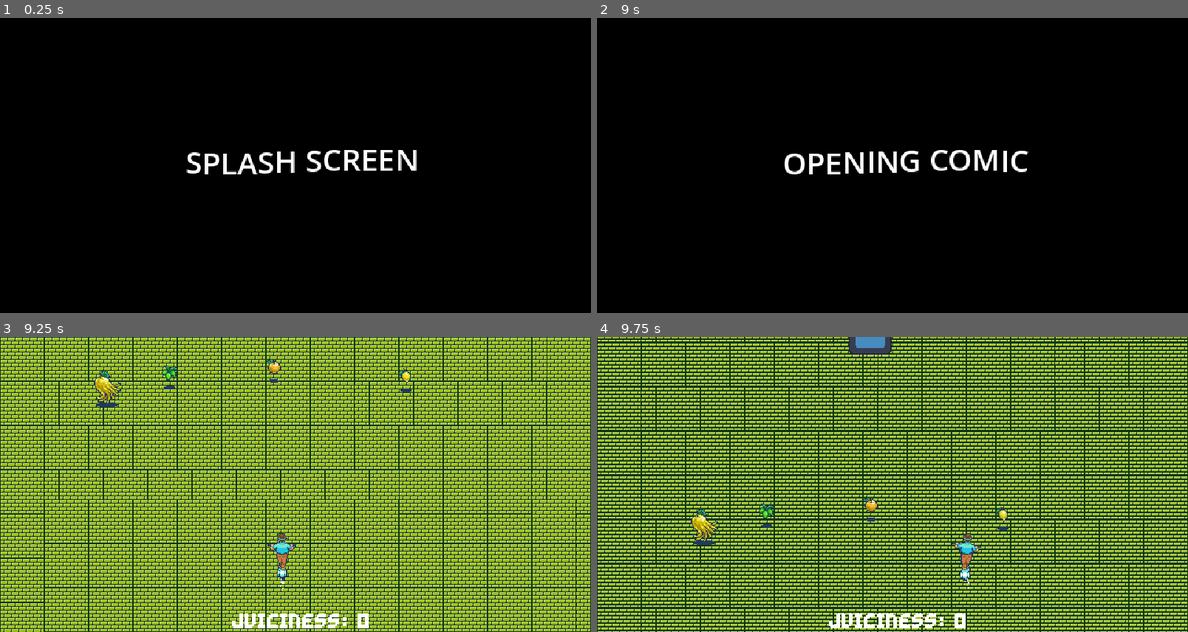
Above: before the commit, frames 1-4 (two rows, left to right).
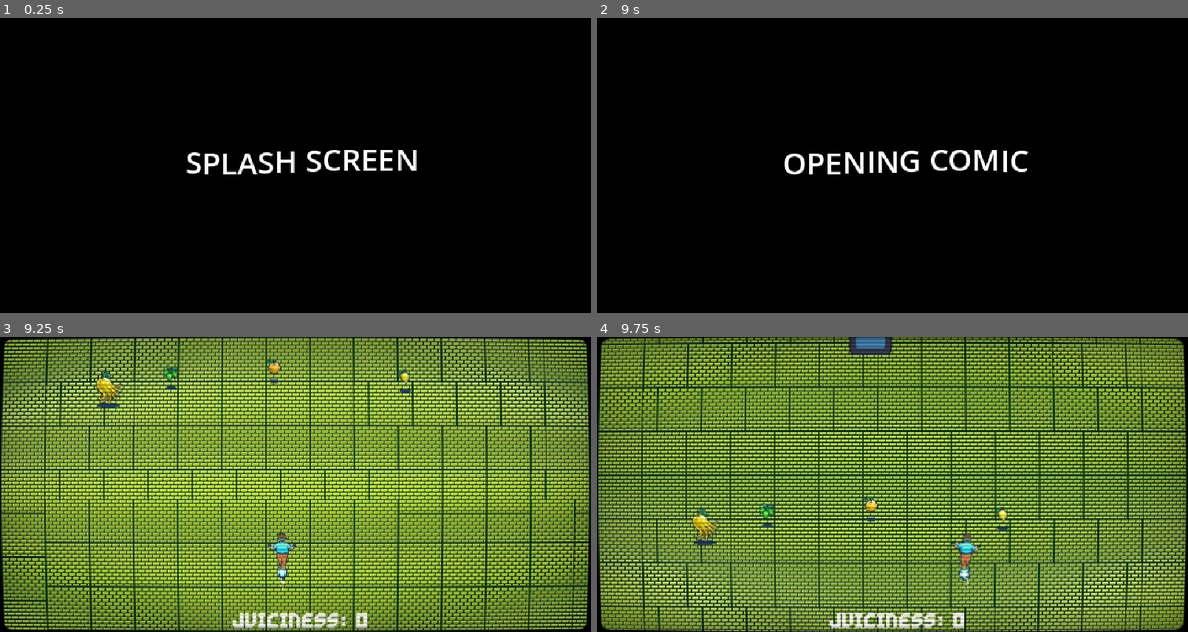
Above: after the commit, the same moments.

Repository: casualxcrisis/citrus-inc
Game: Godot game, scene res://scenes/ui/splash_screen.tscn
Same seed, same stepped clock (60 frames per second), same inputs: the game is played once before the commit and once after it. The engine's default icon, where the game draws it, is replaced by a stand-in: a white triangle on a blue panel in a dark square.
Inputs (mouse positions are in pixels of both pictures, inside the frame that each line leads up to):
- Up to frame 1 (0.25 s): no input
- Up to frame 2 (9 s): move the mouse to (1022, 150) at 0.52 s; move the mouse to (774, 180) at 1.27 s; move the mouse to (951, 100) at 2.02 s; move the mouse to (862, 224) at 2.77 s; move the mouse to (1069, 209) at 3.52 s; move the mouse to (715, 121) at 4.27 s; move the mouse to (922, 165) at 5.02 s; move the mouse to (803, 91) at 5.77 s; move the mouse to (1022, 150) at 6.52 s; move the mouse to (774, 180) at 7.27 s; move the mouse to (951, 100) at 8.02 s; move the mouse to (862, 224) at 8.77 s
- Up to frame 3 (9.25 s): no input
- Up to frame 4 (9.75 s): move the mouse to (1069, 528) at 9.52 s

Frames 1-2 are identical in both runs. In frame 3, 74% of the frame differs, in the area x 0-100%, y 0-100%; in frame 4, 72%.

Commit message:
Added a crt shader

Diff:
--- a/assets/scripts/player/mouse_player.gd
+++ b/assets/scripts/player/mouse_player.gd
@@ -57,13 +57,22 @@
 
 func _on_pick_up_area_body_entered(body: Node2D) -> void:
 	if body.is_in_group("lime"):
-		Global.fruit_score += Global.lime
+		if Global.buddha_bool:
+			Global.fruit_score += (Global.lime * 2)
+		else:
+			Global.fruit_score += Global.lime
 		body.queue_free()
 	elif body.is_in_group("lemon"):
-		Global.fruit_score += Global.lemon
+		if Global.buddha_bool:
+			Global.fruit_score += (Global.lemon * 2)
+		else:
+			Global.fruit_score += Global.lemon
 		body.queue_free()
 	elif body.is_in_group("orange"):
-		Global.fruit_score += Global.orange
+		if Global.buddha_bool:
+			Global.fruit_score += (Global.orange * 2)
+		else:
+			Global.fruit_score += Global.orange
 		body.queue_free()
 	elif body.is_in_group("buddha"):
 		Global.fruit_score += Global.buddha
--- a/assets/scripts/system/terrain_controller.gd
+++ b/assets/scripts/system/terrain_controller.gd
@@ -22,7 +22,7 @@
 	_progress_terrain(delta)
 	#print(%SpeedUpTimer.time_left)
 	#print(terrain_velocity)
-	print(Global.fruit_score)
+	print(Global.buddha_bool)
 
 func _init_blocks(number_of_blocks: int) -> void:
 	for i in range(number_of_blocks):
--- /dev/null
+++ b/assets/shaders/crt.gdshader
@@ -0,0 +1,73 @@
+shader_type canvas_item;
+
+// CRT Lite (free) by Dimension Almios, MIT licence.
+// A light CRT look for the whole screen: curved glass with rounded corners,
+// scanlines, vignette and an optional RGB mask. Put it on a ColorRect that covers
+// the screen, inside a CanvasLayer drawn above your game (layer 100, for
+// example): it reads what is already on screen. Anything on a higher layer (your
+// interface, if you like) stays clean.
+
+uniform sampler2D screen_tex : hint_screen_texture, filter_linear_mipmap;
+
+uniform float curvature : hint_range(0.0, 0.3) = 0.1;       // 0 = flat screen
+uniform float corner_radius : hint_range(0.0, 0.3) = 0.06;  // as a fraction of the screen height
+uniform vec4 border_color : source_color = vec4(0.0, 0.0, 0.0, 1.0);
+group_uniforms Scanlines;
+uniform float scanlines : hint_range(0.0, 1.0) = 0.35;      // how dark the gaps between lines are
+uniform float scanline_size : hint_range(2.0, 8.0) = 3.0;   // height of one line, in screen pixels
+group_uniforms Look;
+uniform float vignette : hint_range(0.0, 1.0) = 0.35;
+uniform float brightness : hint_range(0.5, 2.0) = 1.1;      // makes up for the darker gaps
+uniform bool rgb_mask = false;                               // red, green and blue stripes like a real tube
+uniform float mask_strength : hint_range(0.0, 1.0) = 0.3;
+
+float hash(vec2 p) {
+	p = fract(p * vec2(0.1031, 0.1030));
+	p += dot(p, p.yx + 33.33);
+	return fract((p.x + p.y) * p.x);
+}
+
+void fragment() {
+	vec4 node_tint = COLOR;
+	vec2 screen_px = 1.0 / SCREEN_PIXEL_SIZE;
+	float aspect = screen_px.x / screen_px.y;
+
+	// barrel curvature: each axis bends by the square of the other, so the edges
+	// bow inward and the corners fall off the glass
+	vec2 cc = SCREEN_UV * 2.0 - 1.0;
+	vec2 bent = cc + cc * cc.yx * cc.yx * curvature;
+	bent *= 1.0 + curvature * 0.25;   // a little overscan: a thin frame shows all round
+	vec2 uv = bent * 0.5 + 0.5;
+
+	// the glass: a rounded rectangle, anti-aliased by its own screen-space slope
+	vec2 half_size = vec2(aspect, 1.0);
+	vec2 p = bent * half_size;
+	float rad = corner_radius;
+	vec2 q = abs(p) - (half_size - rad);
+	float d = length(max(q, 0.0)) + min(max(q.x, q.y), 0.0) - rad;
+	float inside = clamp(0.5 - d / max(fwidth(d), 1e-5), 0.0, 1.0);
+
+	vec3 col = textureLod(screen_tex, clamp(uv, 0.0, 1.0), 0.0).rgb;
+
+	// scanlines are laid on the screen's own pixel rows: every line has the same
+	// height and a soft cosine profile, so they never beat into moire bands
+	float line = FRAGCOORD.y / scanline_size;
+	float s = 0.5 + 0.5 * cos(line * 6.2832);
+	// bright pixels bloom across the gap, like a real beam
+	float lum = dot(col, vec3(0.3, 0.59, 0.11));
+	col *= mix(1.0, mix(1.0 - scanlines, 1.0, s), 1.0 - lum * 0.4);
+
+	if (rgb_mask) {
+		float k = mod(floor(FRAGCOORD.x), 3.0);
+		vec3 m = k < 1.0 ? vec3(1.0, 0.7, 0.7) : (k < 2.0 ? vec3(0.7, 1.0, 0.7) : vec3(0.7, 0.7, 1.0));
+		col *= mix(vec3(1.0), m * 1.18, mask_strength);
+	}
+
+	vec2 v = uv * (1.0 - uv);
+	col *= mix(1.0, pow(clamp(v.x * v.y * 16.0, 0.0, 1.0), 0.3), vignette);
+	col *= brightness;
+	col += (hash(FRAGCOORD.xy) - 0.5) / 255.0;                 // dither: no banding in the vignette
+
+	COLOR = vec4(mix(border_color.rgb, col, inside), 1.0);
+	COLOR *= node_tint;
+}
--- a/scenes/environment/testing_ground.tscn
+++ b/scenes/environment/testing_ground.tscn
@@ -1,6 +1,7 @@
 [gd_scene format=3 uid="uid://crryyfewqh4bq"]
 
 [ext_resource type="Script" uid="uid://bc20qblvvdm8l" path="res://assets/scripts/levels/testing_ground.gd" id="1_6lkv4"]
+[ext_resource type="Shader" uid="uid://dxtmsrujrl8vv" path="res://assets/shaders/crt.gdshader" id="2_0qc58"]
 [ext_resource type="PackedScene" uid="uid://d2kmaid37p020" path="res://scenes/player/mouse_player.tscn" id="2_vpoes"]
 [ext_resource type="Script" uid="uid://c61387bllj1yg" path="res://assets/scripts/system/player_cam.gd" id="4_6isrq"]
 [ext_resource type="PackedScene" uid="uid://c25nv1c1clthu" path="res://scenes/environment/terrains/terrain_controller.tscn" id="5_380s4"]
@@ -8,8 +9,31 @@
 [ext_resource type="FontFile" uid="uid://dqm0auf56xh1w" path="res://assets/UI/GravityBold8.ttf" id="6_jpf7c"]
 [ext_resource type="Script" uid="uid://6lk1tsyfipd8" path="res://assets/scripts/system/score_label.gd" id="7_0qc58"]
 
+[sub_resource type="ShaderMaterial" id="ShaderMaterial_0yd1l"]
+shader = ExtResource("2_0qc58")
+shader_parameter/curvature = 0.01200000057
+shader_parameter/corner_radius = 0.06
+shader_parameter/border_color = Color(0, 0, 0, 1)
+shader_parameter/scanlines = 0.35
+shader_parameter/scanline_size = 4.1630001027425
+shader_parameter/vignette = 0.35
+shader_parameter/brightness = 1.2070000335825
+shader_parameter/rgb_mask = false
+shader_parameter/mask_strength = 0.3
+
 [node name="TestingGround" type="Node2D" unique_id=189769796]
 script = ExtResource("1_6lkv4")
+
+[node name="CanvasLayer" type="CanvasLayer" parent="." unique_id=285058010]
+
+[node name="ColorRect" type="ColorRect" parent="CanvasLayer" unique_id=1249886011]
+material = SubResource("ShaderMaterial_0yd1l")
+anchors_preset = 15
+anchor_right = 1.0
+anchor_bottom = 1.0
+grow_horizontal = 2
+grow_vertical = 2
+mouse_filter = 2
 
 [node name="Pothole" parent="." unique_id=1991561950 instance=ExtResource("5_teywi")]
 position = Vector2(325, -326)
@@ -23,6 +47,7 @@
 [node name="PlayerCam" type="Camera2D" parent="." unique_id=1266301556]
 unique_name_in_owner = true
 position = Vector2(320, 140)
+process_callback = 0
 script = ExtResource("4_6isrq")
 
 [node name="PlayerUI" type="Control" parent="PlayerCam" unique_id=1573432593]
Not shown, added: assets/shaders/crt.gdshader.uid
